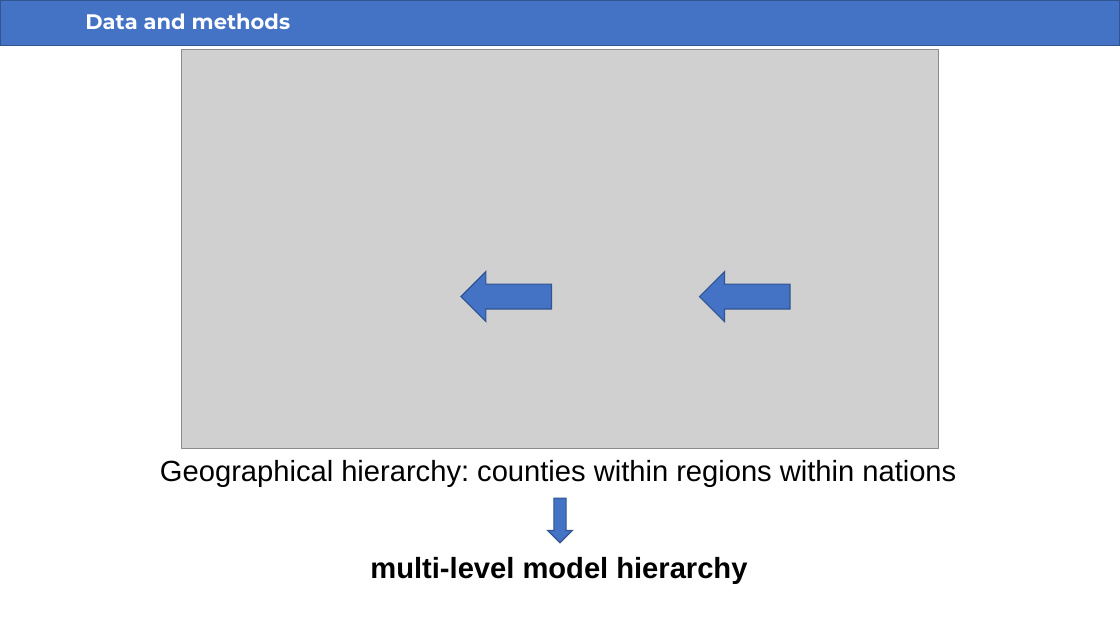
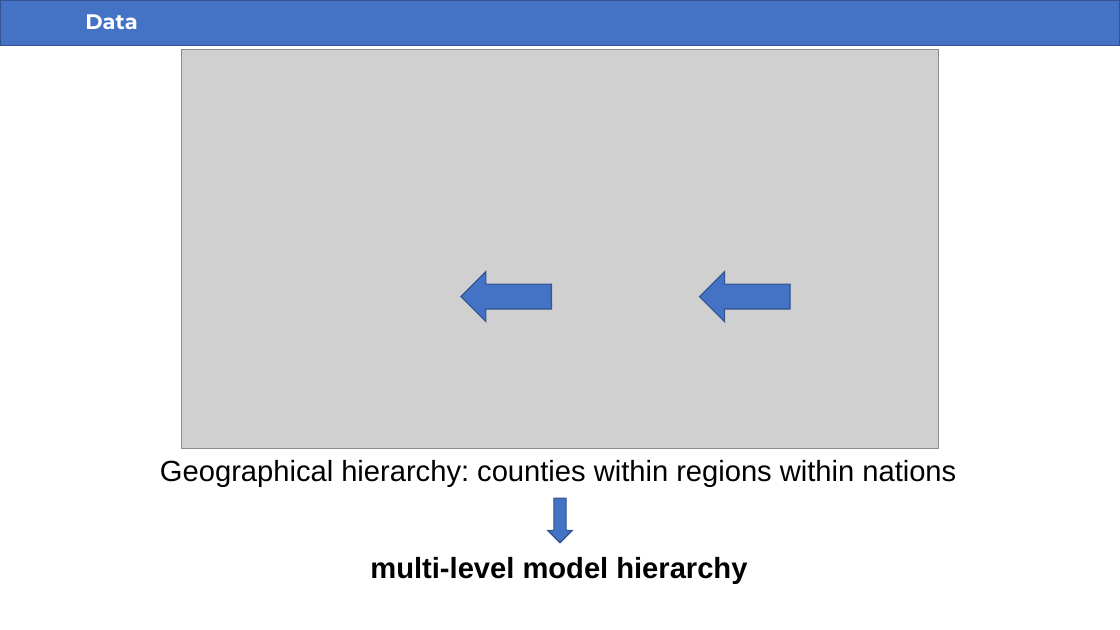
Before and after one commit to saraserafino/UVB-exposure-on-melanoma-mortality, a slide deck: slide 5 of UVB-exposure-on-melanoma-mortality.pptx. Drawn at 1120x630 pixels with LibreOffice and Linux fonts; fonts in the diff are those of the drawing; grey boxes stand for pictures. Boxes give left, top, right and bottom in pixels: in the first picture for what was removed or moved away, otherwise in the second. Text is boxed around its words. In the diff, an @@ line names an element or a change of style, - is before the commit and + after.

```diff
--- a/UVB-exposure-on-melanoma-mortality.pptx
+++ b/UVB-exposure-on-melanoma-mortality.pptx
@@ title at [85,14,137,29]: text changed @@
-Data and methods
+Data
```
Also in this commit, not shown: 3 other slides changed, 1 slide added, 1 slide removed, 2 other files.
